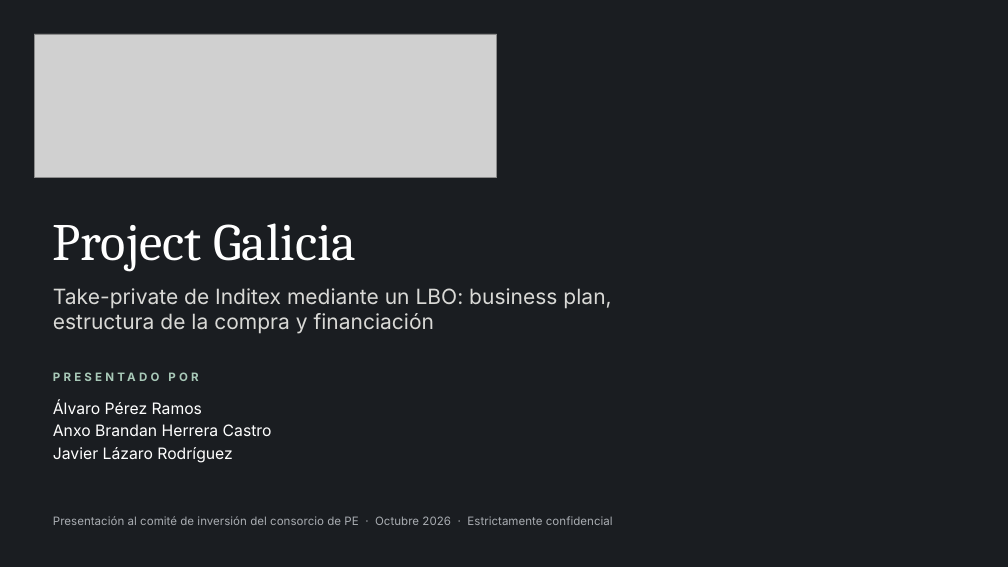
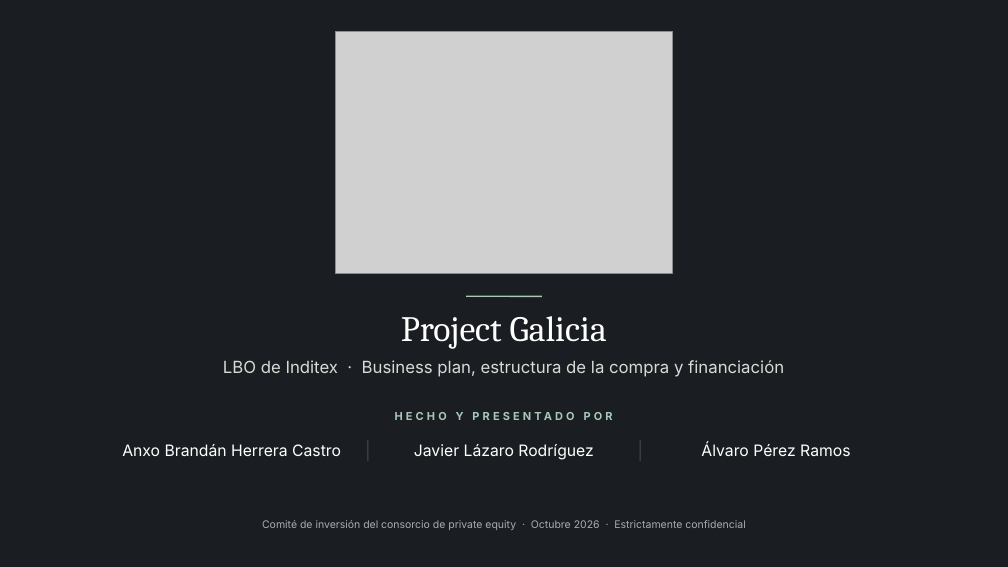
Before and after one commit to AnxoH/InditexLBO, a slide deck: slide 1 of Presentación/Project_Galicia_LBO_Inditex.pptx. Drawn at 1008x567 pixels with LibreOffice and Linux fonts; fonts in the diff are those of the drawing; grey boxes stand for pictures. Boxes give left, top, right and bottom in pixels: in the first picture for what was removed or moved away, otherwise in the second. Text is boxed around its words. In the diff, an @@ line names an element or a change of style, - is before the commit and + after.

```diff
--- a/Presentación/Project_Galicia_LBO_Inditex.pptx
+++ b/Presentación/Project_Galicia_LBO_Inditex.pptx
@@ picture removed at (34,34,497,178) @@
@@ picture added at (336,32,672,274) @@
@@ line added from (467, 296) to (542, 296), #A8C9B8 1.25 pt @@
@@ text "Project Galicia": place and size @@
-text "Project Galicia" at (53,223,356,271)
+text "Project Galicia" at (401,316,607,349)
@@ text "Project Galicia" at (401,316,607,349): size 50 to 34 pt; alignment left to centre @@
@@ text at (223,360,784,377): text changed; size 20 to 16 pt @@
-Take-private de Inditex mediante un LBO: business plan, estructura de la compra y financiación
+LBO de Inditex · Business plan, estructura de la compra y financiación
@@ text removed at (53,400,272,463) @@
-Álvaro Pérez Ramos
-Anxo Brandan Herrera Castro
-Javier Lázaro Rodríguez
@@ text at (456,412,464,420): text changed; size 11 to 10.5 pt @@
-PRESENTADO POR
+HECHO Y PRESENTADO POR
@@ text added at (122,444,341,456), 15 pt, text #FFFFFF @@
+Anxo Brandán Herrera Castro
@@ line added from (368, 440) to (368, 461), #4A4F55 1 pt @@
@@ text added at (414,444,593,460), 15 pt, text #FFFFFF @@
+Javier Lázaro Rodríguez
@@ line added from (640, 440) to (640, 461), #4A4F55 1 pt @@
@@ text added at (701,443,850,456), 15 pt, text #FFFFFF @@
+Álvaro Pérez Ramos
@@ text at (262,520,745,530): text changed; size 11 to 10 pt @@
-Presentación al comité de inversión del consorcio de PE · Octubre 2026 · Estrictamente confidencial
+Comité de inversión del consorcio de private equity · Octubre 2026 · Estrictamente confidencial
```
Also in this commit, not shown: 11 other slides changed, 7 slides added, 8 slides removed.
